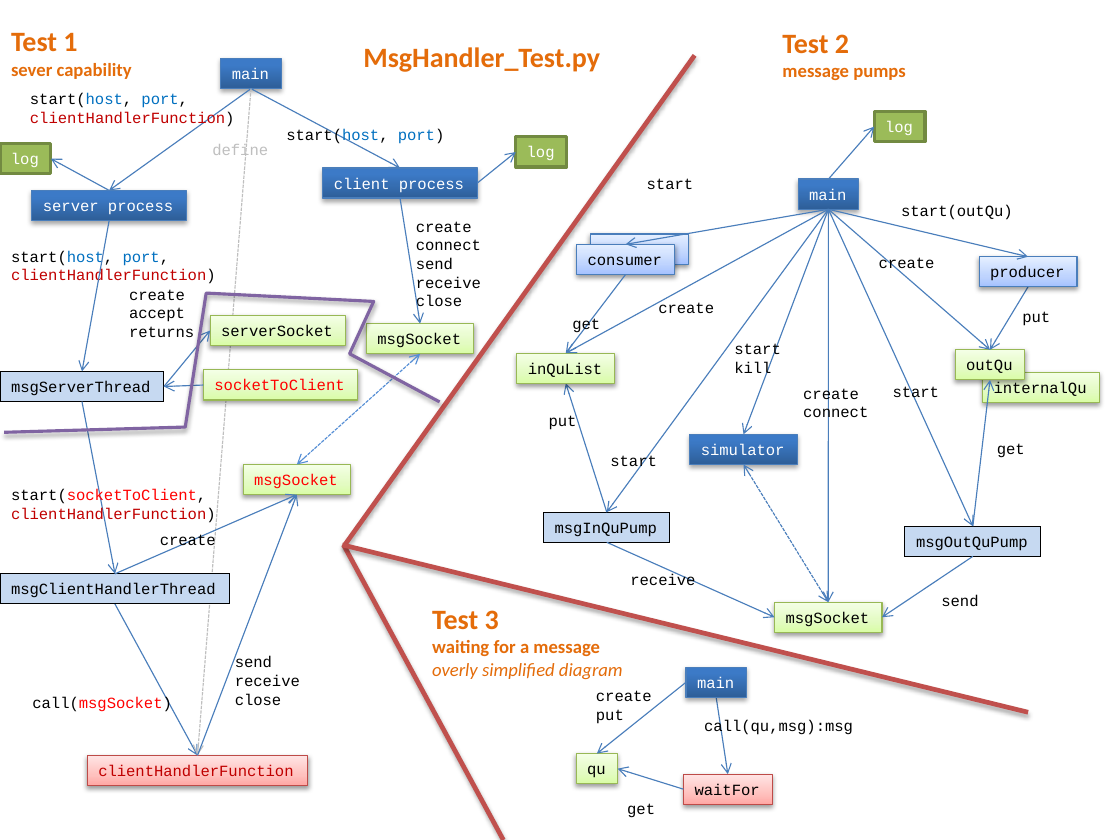
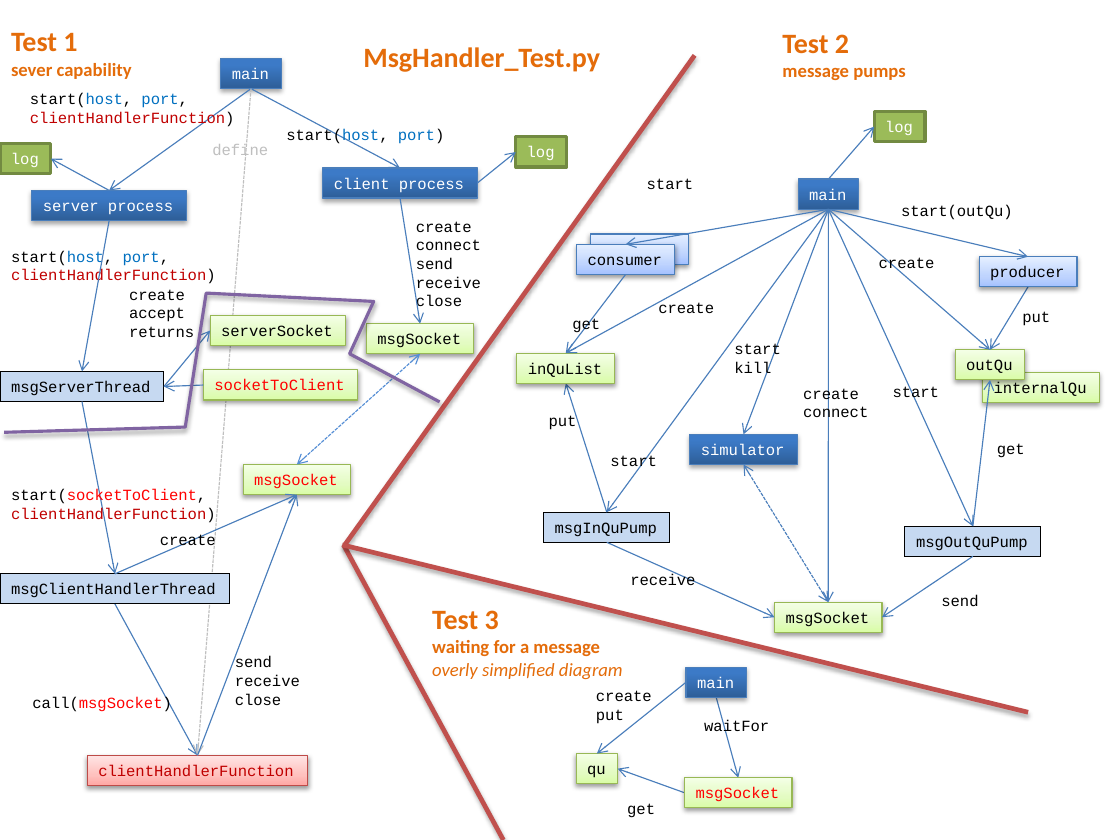
Before and after one commit to mlozborne/motin, a slide deck: slide 9 of Scripting/ScriptingDocumenation/DesignDiagrams.pptx. Drawn at 1120x840 pixels with LibreOffice and Linux fonts; fonts in the diff are those of the drawing. Boxes give left, top, right and bottom in pixels: in the first picture for what was removed or moved away, otherwise in the second. Text is boxed around its words. In the diff, an @@ line names an element or a change of style, - is before the commit and + after.

```diff
--- a/Scripting/ScriptingDocumenation/DesignDiagrams.pptx
+++ b/Scripting/ScriptingDocumenation/DesignDiagrams.pptx
@@ text "waitFor": place and size @@
-text "waitFor" at (683, 774, 772, 804)
+text "waitFor" at (704, 720, 769, 737)
@@ text "waitFor" at (704, 720, 769, 737): fill gradient #FFA6A5 to #FFC0BF to #FFE7E7 to none; outline #BF4C48 0.75 pt to none; shadow off @@
@@ arrow moved from (716, 698) - (728, 774) to (716, 698) - (738, 777) @@
@@ text removed at (704, 720, 853, 737) @@
-call(qu,msg):msg
@@ arrow moved from (683, 790) - (617, 768) to (684, 793) - (617, 768) @@
@@ rectangle added at (684, 777, 792, 808), fill gradient #DAFDA7 to #E4FCC2 to #F5FFE7, outline #98B955 0.75 pt, 10 pt, text #FF0000 @@
+msgSocket
```
Also in this commit, not shown: 2 other files.
